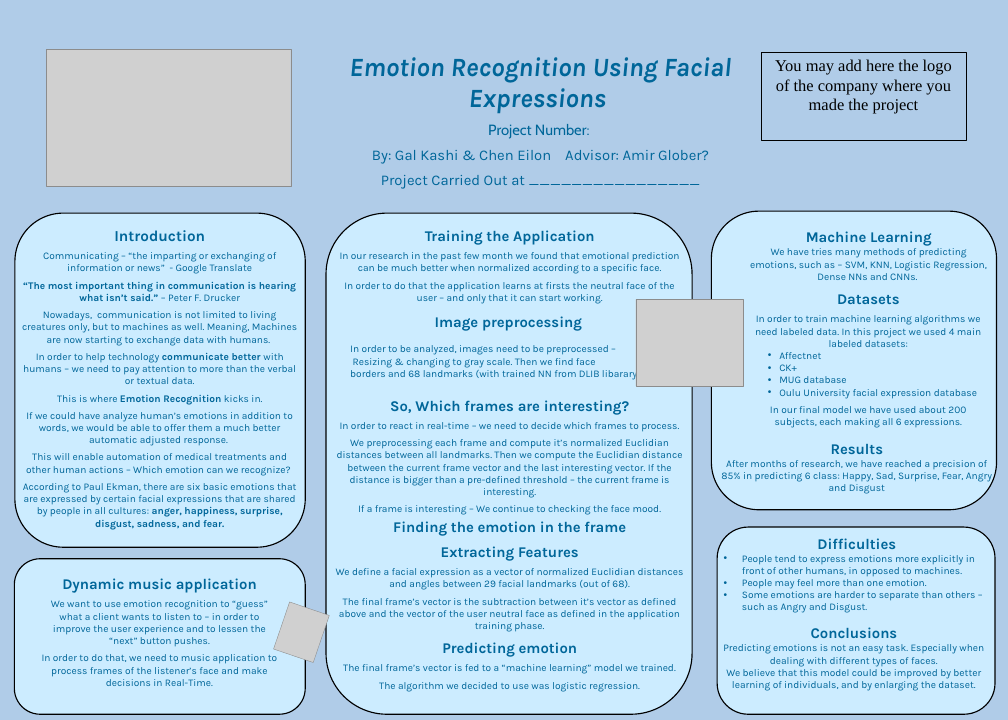
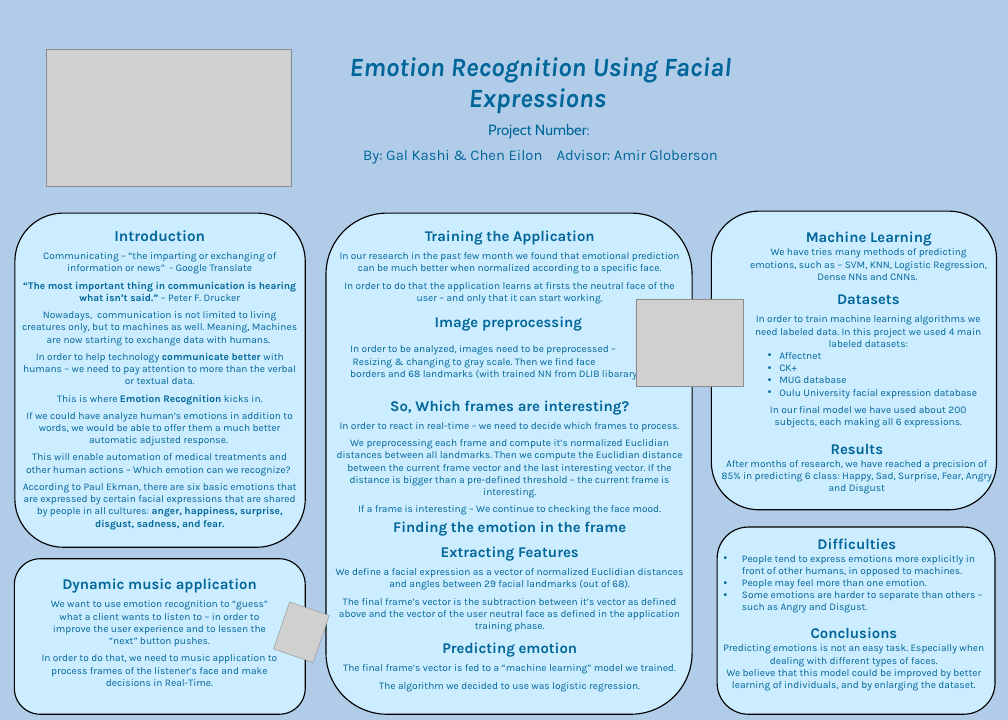
Before and after one commit to ChenEilon/ExpressionRecognition, a slide deck: slide 1 of Documents/EmotionalRecognitionPoster.pptx. Drawn at 1008x720 pixels with LibreOffice and Linux fonts; fonts in the diff are those of the drawing; grey boxes stand for pictures. Boxes give left, top, right and bottom in pixels: in the first picture for what was removed or moved away, otherwise in the second. Text is boxed around its words. In the diff, an @@ line names an element or a change of style, - is before the commit and + after.

Commit message:
update the poster

```diff
--- a/Documents/EmotionalRecognitionPoster.pptx
+++ b/Documents/EmotionalRecognitionPoster.pptx
@@ rectangle removed at (761,52,966,140) @@
-You may add here the logo of the company where you made the project
@@ text at (363,150,717,164): text changed @@
-By: Gal Kashi & Chen Eilon Advisor: Amir Glober?
-Project Carried Out at ________________
+By: Gal Kashi & Chen Eilon Advisor: Amir Globerson
```
